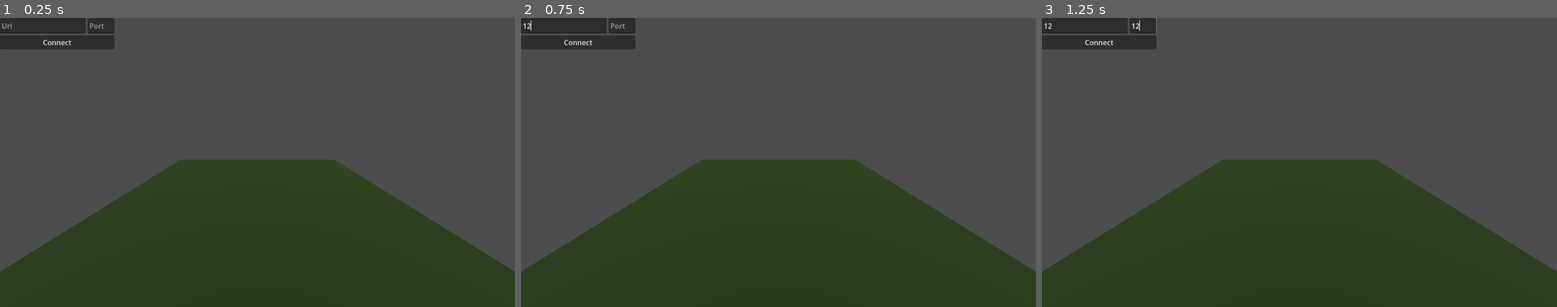
Above: before the commit, frames 1-3 (left to right).
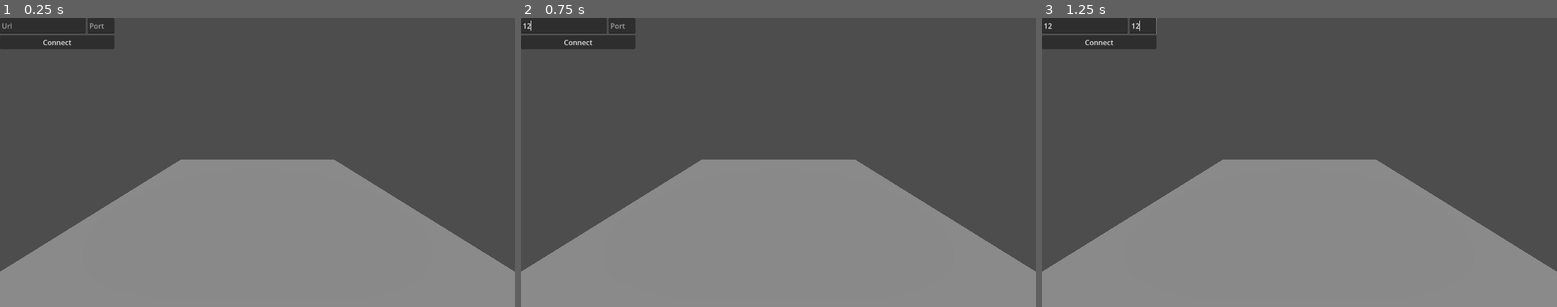
Above: after the commit, the same moments.

Repository: Xaimelee/playflow-quick-start-guide
Game: Godot game, scene res://main.tscn
The game is run twice, just before and just after one commit, with the same random seed, the same clock (stepped at 60 frames per second) and the same inputs.
Inputs (mouse positions are in pixels of both pictures, inside the frame that each line leads up to):
- Up to frame 1 (0.25 s): no input
- Up to frame 2 (0.75 s): click (562, 26) at 0.52 s; type "12" at 0.6 s
- Up to frame 3 (1.25 s): click (1145, 26) at 0.75 s; type "12" at 0.83 s

The runs differ from the first frame. In frame 1, 37% of the frame differs, in the area x 0-100%, y 48-100%; in frame 2, 37%; in frame 3, 37%.

Commit message:
Some small updates

Diff:
--- a/connection_display.gd
+++ b/connection_display.gd
@@ -23,6 +23,7 @@
 	port_input.editable = true
 	MultiplayerManager.disconnect_from_server()
 
+# If we are unable to connect then we enable the connect button and text inputs again.
 func _on_connection_failed() -> void:
 	connect_button.visible = true
 	disconnect_button.visible = false
--- a/main.tscn
+++ b/main.tscn
@@ -1,6 +1,5 @@
-[gd_scene load_steps=6 format=3 uid="uid://cig1frw586y3u"]
+[gd_scene load_steps=5 format=3 uid="uid://cig1frw586y3u"]
 
-[ext_resource type="Material" uid="uid://bcxhir3dowmmt" path="res://mat_ground.tres" id="1_ig7tw"]
 [ext_resource type="Script" uid="uid://b3o3yslcddhx5" path="res://connection_display.gd" id="2_0xm2m"]
 [ext_resource type="Script" uid="uid://bf7l51gpwm82p" path="res://spawner.gd" id="3_h2yge"]
 
@@ -56,7 +55,6 @@
 text = "Disconnect"
 
 [node name="Ground" type="MeshInstance3D" parent="."]
-material_override = ExtResource("1_ig7tw")
 mesh = SubResource("PlaneMesh_7dm0k")
 
 [node name="StaticBody3D" type="StaticBody3D" parent="Ground"]
--- a/multiplayer_manager.gd
+++ b/multiplayer_manager.gd
@@ -33,7 +33,7 @@
 	return OS.has_feature("dedicated_server")
 
 func _on_peer_disconnected(id: int) -> void:
-	var nodes = get_tree().get_nodes_in_group("Player")
+	var nodes = get_tree().get_nodes_in_group("Players")
 	for node in nodes:
 		if node.get_multiplayer_authority() == id:
 			node.queue_free()
--- a/player.tscn
+++ b/player.tscn
@@ -9,7 +9,7 @@
 properties/0/spawn = true
 properties/0/replication_mode = 1
 
-[node name="Player" type="Node3D" groups=["Player"]]
+[node name="Player" type="Node3D" groups=["Players"]]
 script = ExtResource("1_4flbx")
 
 [node name="MeshInstance3D" type="MeshInstance3D" parent="."]
--- a/project.godot
+++ b/project.godot
@@ -21,7 +21,7 @@
 
 [global_group]
 
-Player=""
+Players=""
 
 [input]
 
--- a/spawner.gd
+++ b/spawner.gd
@@ -2,13 +2,12 @@
 
 func _ready() -> void:
 	spawn_function = spawn_player
-	# We only want the server spawning new players
+	# We only want the server spawning new players when new peers connect
 	if MultiplayerManager.is_server():
 		multiplayer.peer_connected.connect(_on_peer_connected)
 
 func spawn_player(peer_id: int) -> Node:
-	var player: Node = load("uid://djb6140cph0dy").instantiate()
-	# This is not server authoritative
+	var player: Node = load(get_spawnable_scene(0)).instantiate()
 	player.set_multiplayer_authority(peer_id)
 	return player
 
Not shown, changed: export_presets.cfg
